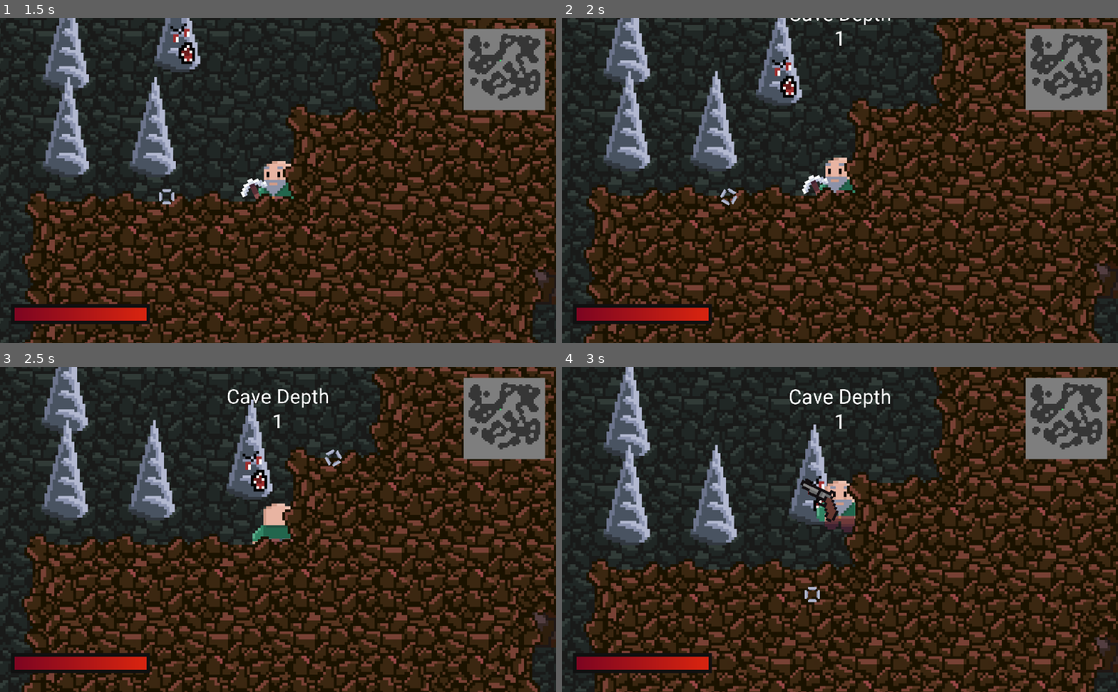
Above: before the commit, frames 1-4 (two rows, left to right).
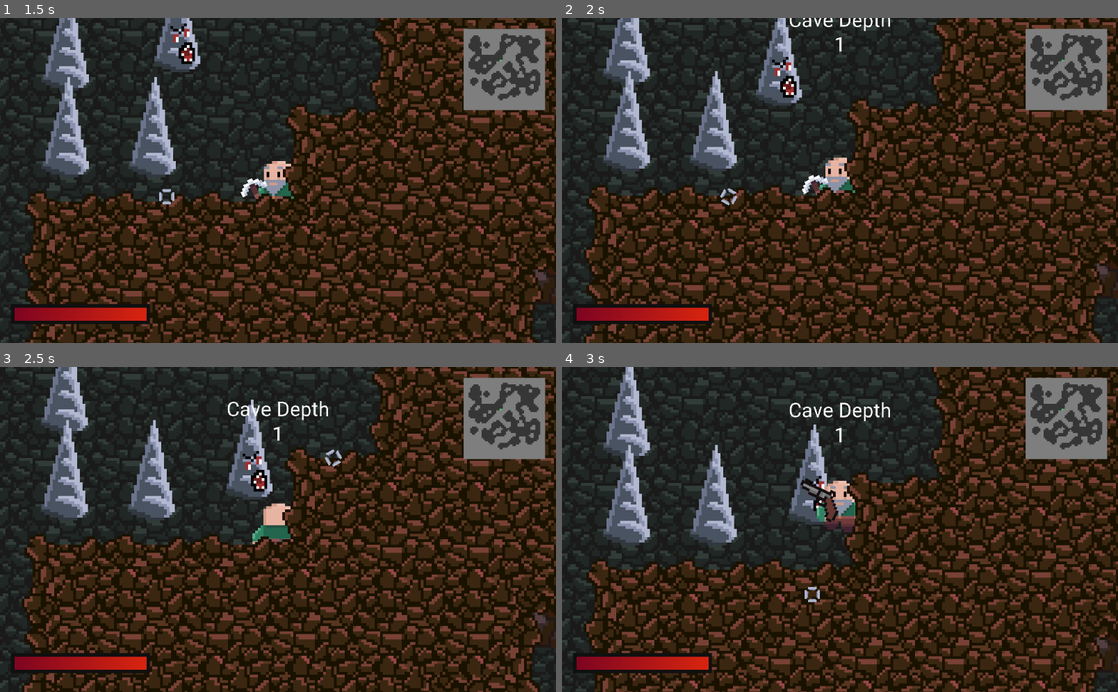
Above: after the commit, the same moments.

Repository: AyUpItsAli/Gunthers-Grotto-Coursework
Game: Godot game, scene res://World/Level/Level.tscn
Two runs of this game, one before a commit and one after it. Both use one fixed random seed, a clock stepped at 60 frames per second and the inputs below.
Inputs (mouse positions are in pixels of both pictures, inside the frame that each line leads up to):
- Up to frame 1 (1.5 s): move the mouse to (400, 164) at 0.52 s; hold D (move_right) 0.53-1.28 s; hold 3 (equip_dynamite) 0.53-1.28 s; move the mouse to (166, 196) at 1.27 s; hold S (move_down) from 1.28 s (still down); tap 1 (equip_pickaxe) at 1.35 s
- Up to frame 2 (2 s): keep holding S (move_down)
- Up to frame 3 (2.5 s): move the mouse to (333, 458) at 2.02 s; release S (move_down) at 2.03 s; hold D (move_right) from 2.03 s (still down); hold 2 (equip_revolver) from 2.03 s (still down)
- Up to frame 4 (3 s): move the mouse to (812, 594) at 2.77 s; release D (move_right) at 2.78 s; release 2 (equip_revolver) at 2.78 s; hold W (move_up) from 2.78 s (still down); click (812, 594) at 2.85 s

Frame 1 is identical in both runs. In frame 2, 0.3% of the frame differs, in the area x 40-59%, y 0-11%; in frame 3, 0.7%; in frame 4, 0.7%, in the area x 40-59%, y 6-24%.

Commit message:
Edited Cave Depth Title animation

Diff:
--- a/GUI/HUD/HUD.tscn
+++ b/GUI/HUD/HUD.tscn
@@ -30,7 +30,7 @@
 "times": PoolRealArray( 0, 1, 4, 5 ),
 "transitions": PoolRealArray( 1, 1, 1, 1 ),
 "update": 0,
-"values": [ Vector2( 0, -155 ), Vector2( 0, 60 ), Vector2( 0, 40 ), Vector2( 0, -155 ) ]
+"values": [ Vector2( 0, -155 ), Vector2( 0, 100 ), Vector2( 0, 100 ), Vector2( 0, -155 ) ]
 }
 
 [sub_resource type="Animation" id=3]
